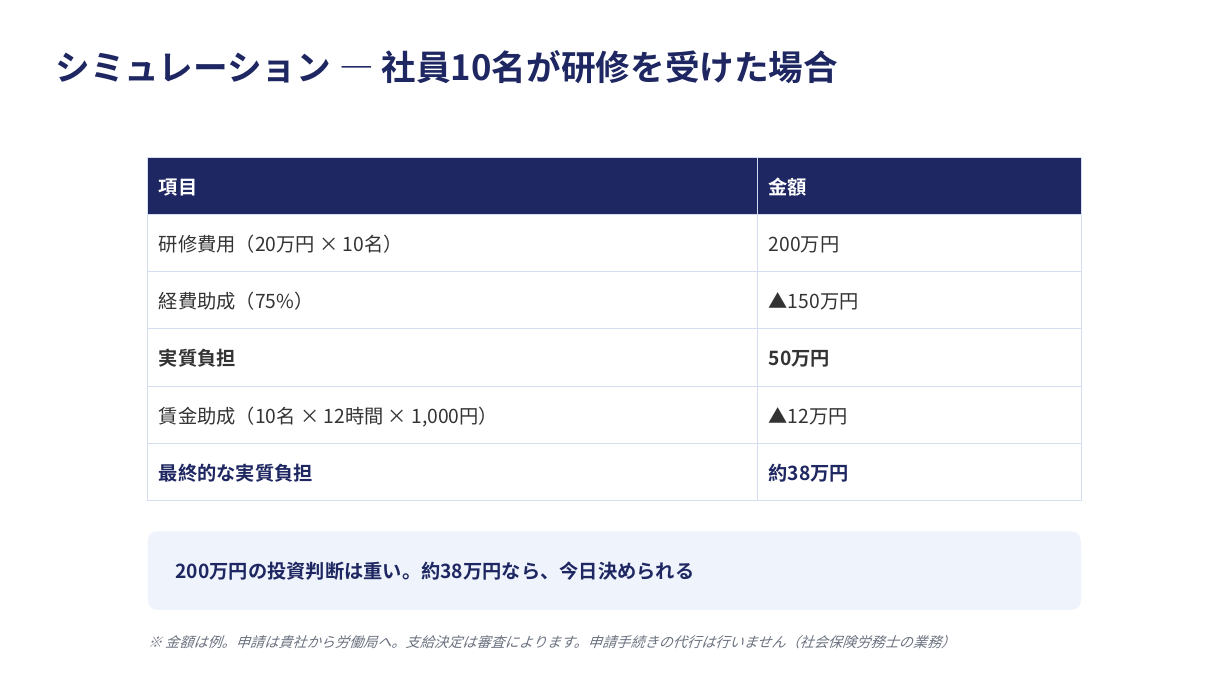
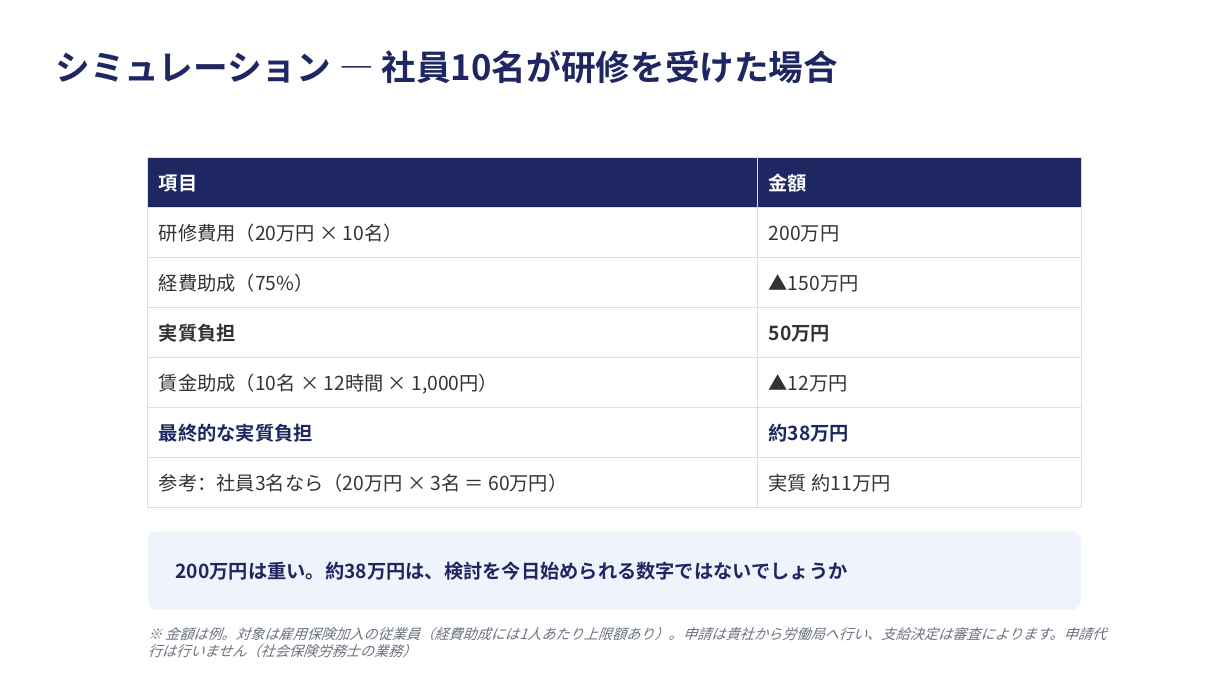
Before and after one commit to mochamofu/ai-lecture, a slide deck: slide 26 of docs/seminar/seminar-video-content.pptx. Drawn at 1232x693 pixels with LibreOffice and Linux fonts; fonts in the diff are those of the drawing. Boxes give left, top, right and bottom in pixels: in the first picture for what was removed or moved away, otherwise in the second. Text is boxed around its words. In the diff, an @@ line names an element or a change of style, - is before the commit and + after.

```diff
--- a/docs/seminar/seminar-video-content.pptx
+++ b/docs/seminar/seminar-video-content.pptx
@@ table at (x1=148, y1=157, x2=1081, y2=496) @@
+row 7: 参考：社員3名なら（20万円 × 3名 ＝ 60万円） | 実質 約11万円
@@ text at (x1=176, y1=561, x2=848, y2=580): text changed @@
-200万円の投資判断は重い。約38万円なら、今日決められる
+200万円は重い。約38万円は、検討を今日始められる数字ではないでしょうか
@@ text at (x1=148, y1=627, x2=1106, y2=657): text changed @@
-※ 金額は例。申請は貴社から労働局へ。支給決定は審査によります。申請手続きの代行は行いません（社会保険労務士の業務）
+※ 金額は例。対象は雇用保険加入の従業員（経費助成には1人あたり上限額あり）。申請は貴社から労働局へ行い、支給決定は審査によります。申請代行は行いません（社会保険労務士の業務）
```
Also in this commit, not shown: 4 other slides changed, 7 other files.
